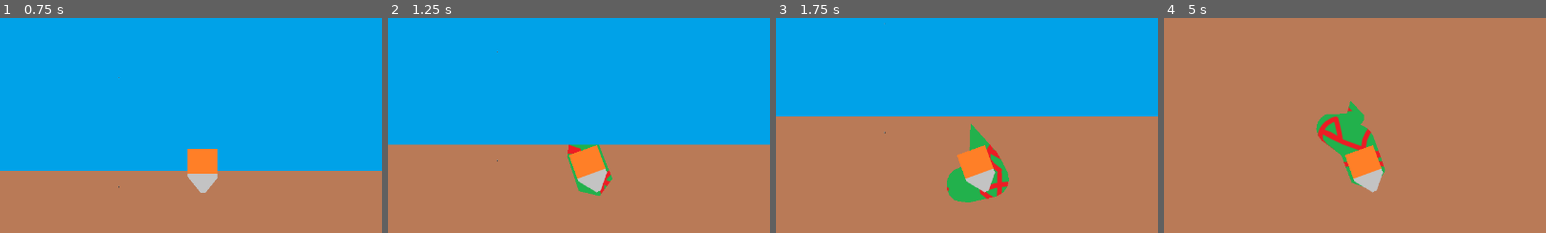
Above: before the commit, frames 1-4 (left to right).
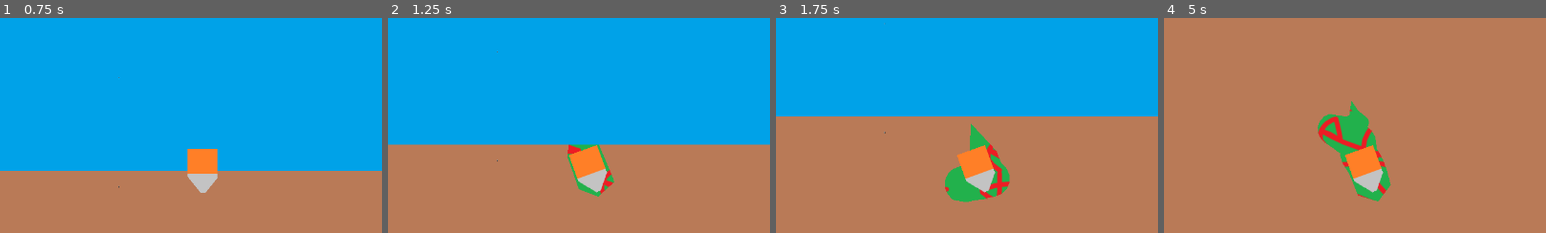
Above: after the commit, the same moments.

Repository: aNotSoCleverName/mechanicore
Game: Godot game, scene res://Main.tscn
The game is run twice, just before and just after one commit, with the same random seed, the same clock (stepped at 60 frames per second) and the same inputs.
Inputs:
- Up to frame 1 (0.75 s): tap Enter at 0.5 s; hold D from 0.53 s (still down)
- Up to frame 2 (1.25 s): keep holding D; tap Space at 0.77 s
- Up to frame 3 (1.75 s): release D at 1.28 s; hold A from 1.28 s (still down); tap Space at 1.52 s
- Up to frame 4 (5 s): release A at 2.03 s; hold D 2.03-3.53 s; tap Space at 3.02, 3.77, 4.52 s; hold A from 3.53 s (still down)
The pictures show only the part of the screen within x 8-58%, y 0-50%; the shares and areas given below are measured in that part.

Frame 1 is identical in both runs. In frame 2, 0.1% of the frame differs, in the area x 46-60%, y 61-84%; in frame 3, 0.2%; in frame 4, 0.9%, in the area x 39-60%, y 38-86%.

Commit message:
Trails.gd: Added squiggly effect

Diff:
--- a/Trails.gd
+++ b/Trails.gd
@@ -43,9 +43,13 @@
 				self.remove_point(0);
 	)
 
-var drillHeadAndTailOffset: int = 60;
+var drillHeadAndTailOffset: int = 60;	# How far head/tail are from drill's center
 func _GetDrillHeadPos(inDrillCenterPos: Vector2):
-	var drillHeadOffset: Vector2 = Vector2(self.drillHeadAndTailOffset, 0).rotated(self._drill.rotation);
+	# Generate squiggle effect
+	var squiggleOffset: float = 3;	# Offset drill head by X px to the sides
+	var squiggleRandom: float = (randf() - 0.5) * 2 * squiggleOffset;	# Convert to random -offset to +offset
+
+	var drillHeadOffset: Vector2 = Vector2(self.drillHeadAndTailOffset, squiggleRandom).rotated(self._drill.rotation);
 	return inDrillCenterPos + drillHeadOffset;
 func _GetDrillTailPos(inDrillCenterPos: Vector2):
 	var drillTailOffset: Vector2 = Vector2(-self.drillHeadAndTailOffset, 0).rotated(self._drill.rotation);
